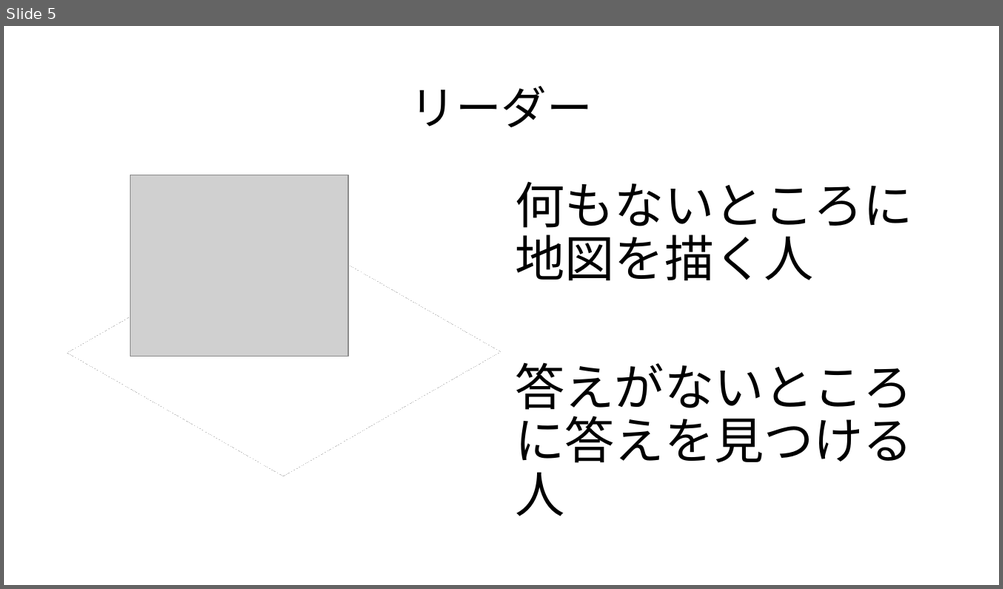
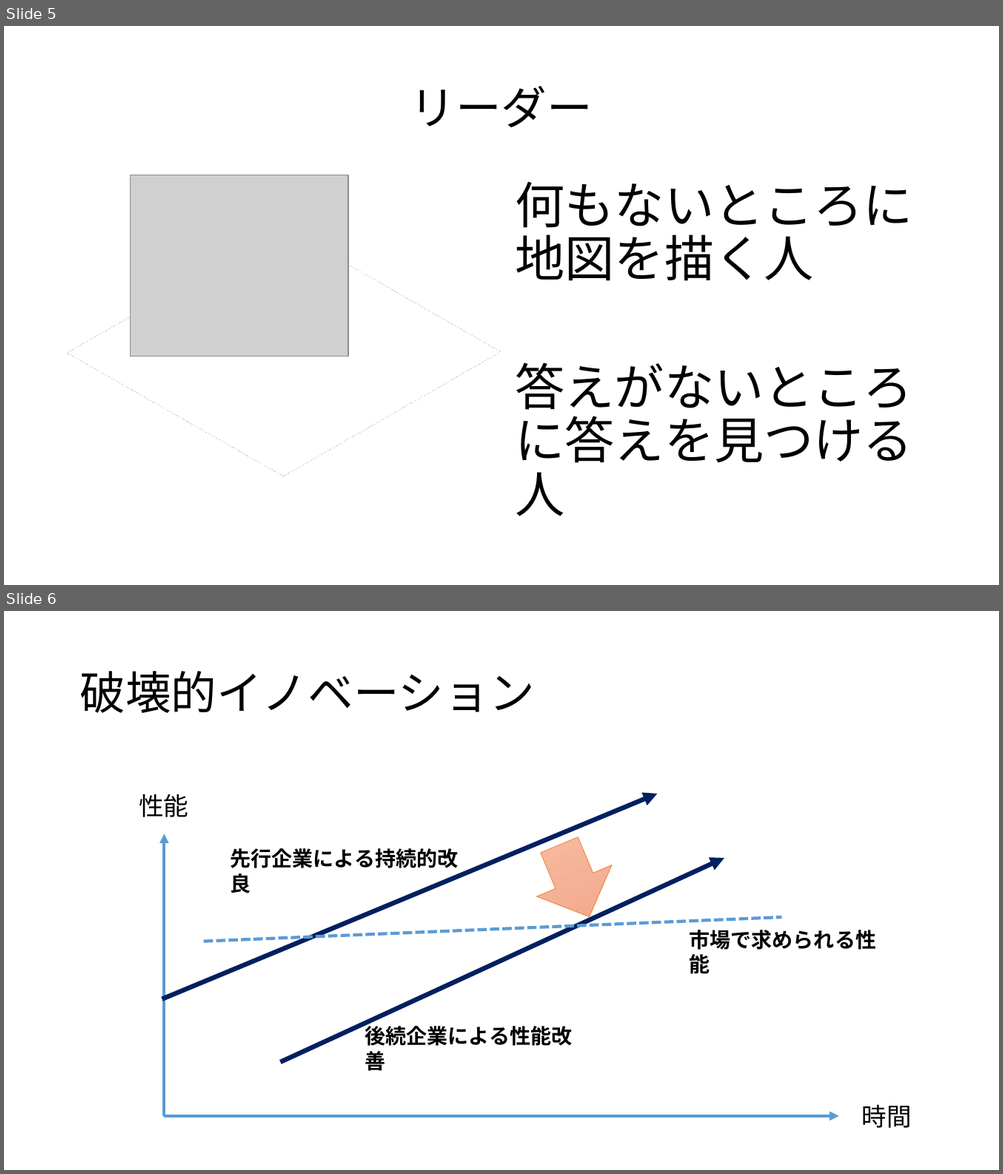
Before and after one commit to satoyoshiharu/innovation_design, a slide deck: figures.pptx. Shown one above the other, each under a label of ours: slide 5 before the commit, slides 5 and 6 after it. The pictures are 1003x589 and 1003x1174 pixels, drawn with LibreOffice and Linux fonts; fonts in the diff are those of the drawing; grey boxes stand for pictures. Boxes give left, top, right and bottom in pixels: in the first picture for what was removed or moved away, otherwise in the second. Text is boxed around its words. In the diff, an @@ line names an element or a change of style, - is before the commit and + after.

```diff
--- a/figures.pptx
+++ b/figures.pptx
@@ slide 6 added at bbox=[4, 611, 999, 1170], background #FFFFFF @@
@@ title added at bbox=[79, 671, 535, 713], 44 pt, text #000000 @@
+破壊的イノベーション
@@ text added at bbox=[139, 794, 188, 817], 24 pt, text #000000 @@
+性能
@@ arrow added from (162, 999) to (657, 794), #002060 4.5 pt @@
@@ down arrow added at bbox=[522, 829, 627, 933], fill gradient #F7BDA5 to #F5B196 to #F8A582, outline #ED7D31 0.5 pt @@
@@ arrow added from (165, 1117) to (165, 834), #5B9BD5 3 pt @@
@@ text added at bbox=[230, 849, 458, 869], 20 pt, text #000000, bold @@
+先行企業による持続的改良
@@ arrow added from (280, 1062) to (724, 858), #002060 4.5 pt @@
@@ line added from (204, 942) to (782, 917), #5B9BD5 3 pt dashed @@
@@ text added at bbox=[689, 930, 876, 950], 20 pt, text #000000, bold @@
+市場で求められる性能
@@ text added at bbox=[365, 1023, 572, 1046], 20 pt, text #000000, bold @@
+後続企業による性能改善
@@ arrow added from (165, 1117) to (839, 1117), #5B9BD5 3 pt @@
@@ text added at bbox=[862, 1105, 911, 1128], 24 pt, text #000000 @@
+時間
```
Also in this commit, not shown: 1 slide changed, 2 other slides added.
